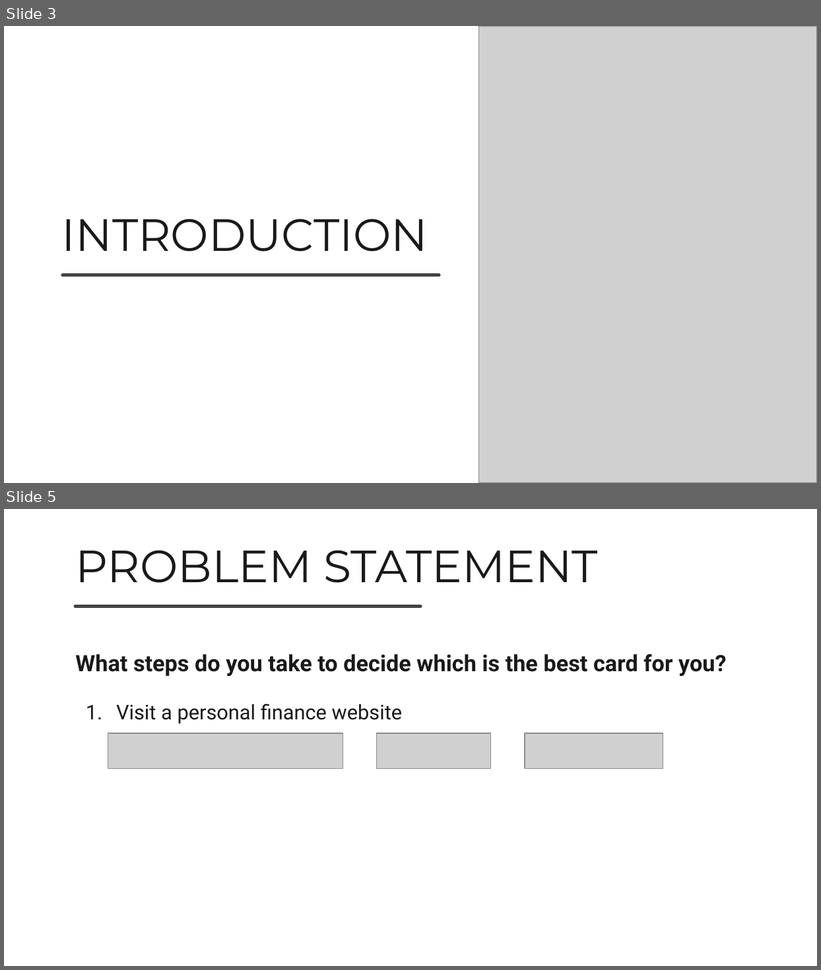
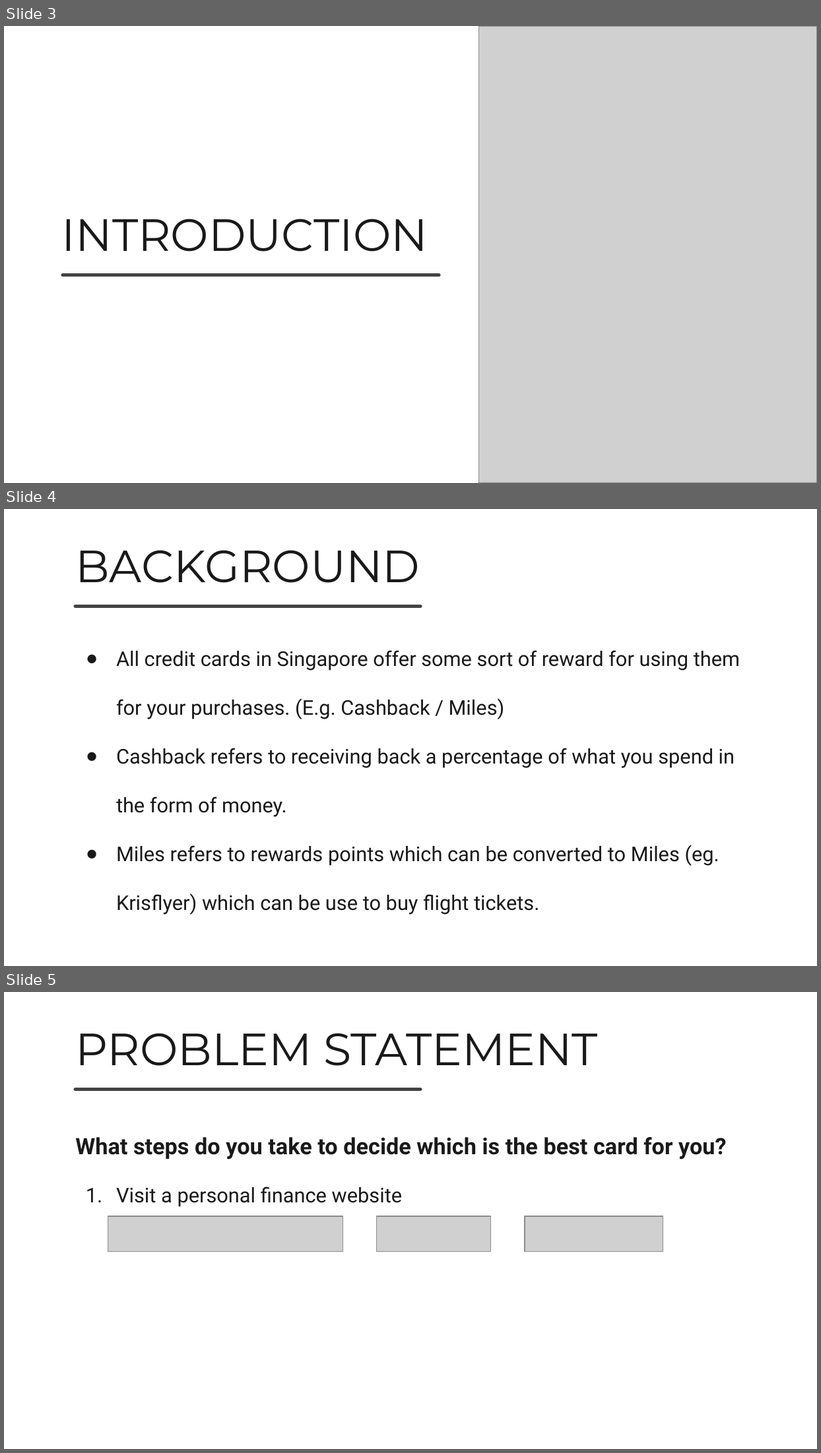
Before and after one commit to JunweiYe91/GA-Projects, a slide deck: GA Capstone Project/Capstone Project Presentation.pptx. Shown one above the other, each under a label of ours: slides 3 and 5 before the commit, slides 3, 4 and 5 after it; the slides between them are not shown. The pictures are 821x970 and 821x1453 pixels, drawn with LibreOffice and Linux fonts; fonts in the diff are those of the drawing; grey boxes stand for pictures. Boxes give left, top, right and bottom in pixels: in the first picture for what was removed or moved away, otherwise in the second. Text is boxed around its words. In the diff, an @@ line names an element or a change of style, - is before the commit and + after.

```diff
--- a/GA Capstone Project/Capstone Project Presentation.pptx
+++ b/GA Capstone Project/Capstone Project Presentation.pptx
@@ slide 4 added at [4,509,817,966], background #FFFFFF @@
@@ rectangle added at [704,541,797,727], fill #FFFFFF, outline #FFFFFF 0.75 pt @@
@@ title added at [75,550,420,583], 40 pt, text #191919 @@
+BACKGROUND
@@ line added from (75, 607) to (420, 607), #434343 3 pt @@
@@ text added at [116,650,740,915], 18 pt, text #191919 @@
+● All credit cards in Singapore offer some sort of reward for using them for your purchases. (E.g. Cashback / Miles)
+● Cashback refers to receiving back a percentage of what you spend in the form of money.
+● Miles refers to rewards points which can be converted to Miles (eg. Krisflyer) which can be use to buy flight tickets.
```
Also in this commit, not shown: 11 slides changed, 1 other slide added, 1 slide removed, 1 other file.
